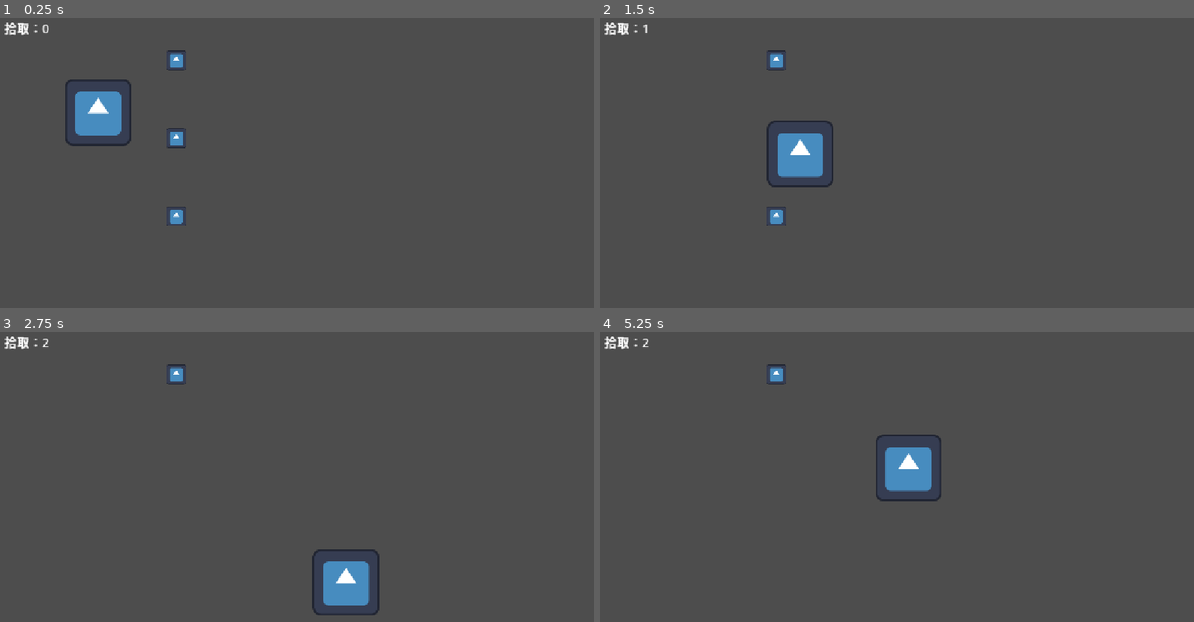
Above: before the commit, frames 1-4 (two rows, left to right).
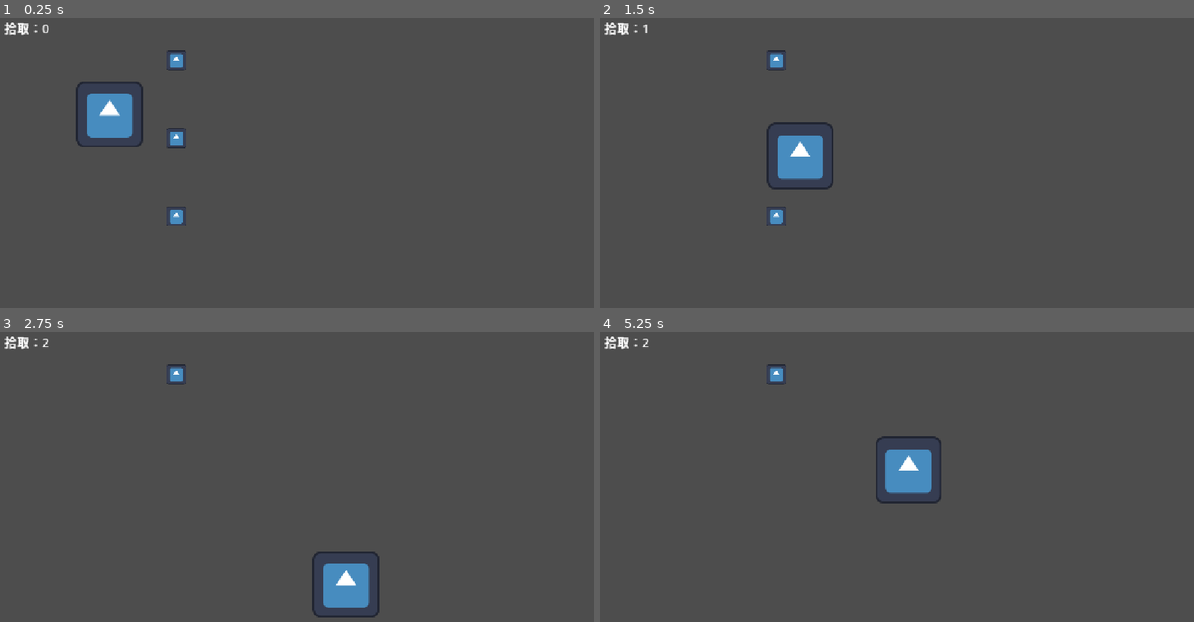
Above: after the commit, the same moments.

Repository: itljc/roguelite-lab
Game: Godot game, scene res://Scene/main.tscn
Two runs of this game, one before a commit and one after it. Both use one fixed random seed, a clock stepped at 60 frames per second and the inputs below. The engine's default icon, where the game draws it, is replaced by a stand-in: a white triangle on a blue panel in a dark square.
Inputs:
- Up to frame 1 (0.25 s): no input
- Up to frame 2 (1.5 s): tap Enter at 0.5 s; hold Right (ui_right) 0.53-1.28 s; hold Down (ui_down) from 1.28 s (still down)
- Up to frame 3 (2.75 s): release Down (ui_down) at 2.03 s; hold Right (ui_right) from 2.03 s (still down)
- Up to frame 4 (5.25 s): release Right (ui_right) at 2.78 s; hold Up (ui_up) 2.78-3.53 s; hold Left (ui_left) 3.53-5.03 s; tap Space at 4.25 s; tap Enter at 5 s; hold Down (ui_down) from 5.03 s (still down)

The runs differ from the first frame. In frame 1, 1.3% of the frame differs, in the area x 10-25%, y 21-45%; in frame 2, 0.5%; in frame 3, 0.4%; in frame 4, 0.5%.

Commit message:
feat: 添加收集完成提示和重新开始按钮

Diff:
--- a/Scene/main.gd
+++ b/Scene/main.gd
@@ -3,6 +3,8 @@
 var pickup_count := 0
 
 @onready var count_label: Label = $HUD/CountLabel
+@onready var finish_label: Label = $HUD/FinishLabel
+@onready var restart_button: Button = $HUD/RestartButton
 
 func _ready() -> void:
 	count_label.text = "拾取：" + str(pickup_count)
@@ -10,3 +12,10 @@
 func _on_pickup_collected() -> void:
 	pickup_count += 1
 	count_label.text = "拾取：" + str(pickup_count)
+	if pickup_count >= 3:
+		finish_label.show()
+		restart_button.show()
+
+
+func _on_restart_button_pressed() -> void:
+	get_tree().reload_current_scene()
--- a/Scene/main.tscn
+++ b/Scene/main.tscn
@@ -15,7 +15,7 @@
 script = ExtResource("1_2wwxx")
 
 [node name="Player" parent="." unique_id=200678208 instance=ExtResource("1_f6udf")]
-position = Vector2(200, 200)
+position = Vector2(222, 204)
 
 [node name="Wall" type="StaticBody2D" parent="." unique_id=664013988]
 position = Vector2(500, 250)
@@ -66,9 +66,28 @@
 theme_override_font_sizes/font_size = 24
 text = "拾取：0"
 
+[node name="FinishLabel" type="Label" parent="HUD" unique_id=1767265708]
+visible = false
+offset_left = 20.0
+offset_top = 60.0
+offset_right = 84.0
+offset_bottom = 83.0
+theme_override_font_sizes/font_size = 28
+text = "收集完成"
+
+[node name="RestartButton" type="Button" parent="HUD" unique_id=730429637]
+visible = false
+offset_left = 20.0
+offset_top = 110.0
+offset_right = 92.0
+offset_bottom = 141.0
+theme_override_font_sizes/font_size = 28
+text = "重新开始"
+
 [connection signal="body_entered" from="Pickup" to="Pickup" method="_on_body_entered"]
 [connection signal="collected" from="Pickup" to="." method="_on_pickup_collected"]
 [connection signal="body_entered" from="Pickup2" to="Pickup2" method="_on_body_entered"]
 [connection signal="collected" from="Pickup2" to="." method="_on_pickup_collected"]
 [connection signal="body_entered" from="Pickup3" to="Pickup3" method="_on_body_entered"]
 [connection signal="collected" from="Pickup3" to="." method="_on_pickup_collected"]
+[connection signal="pressed" from="HUD/RestartButton" to="." method="_on_restart_button_pressed"]
